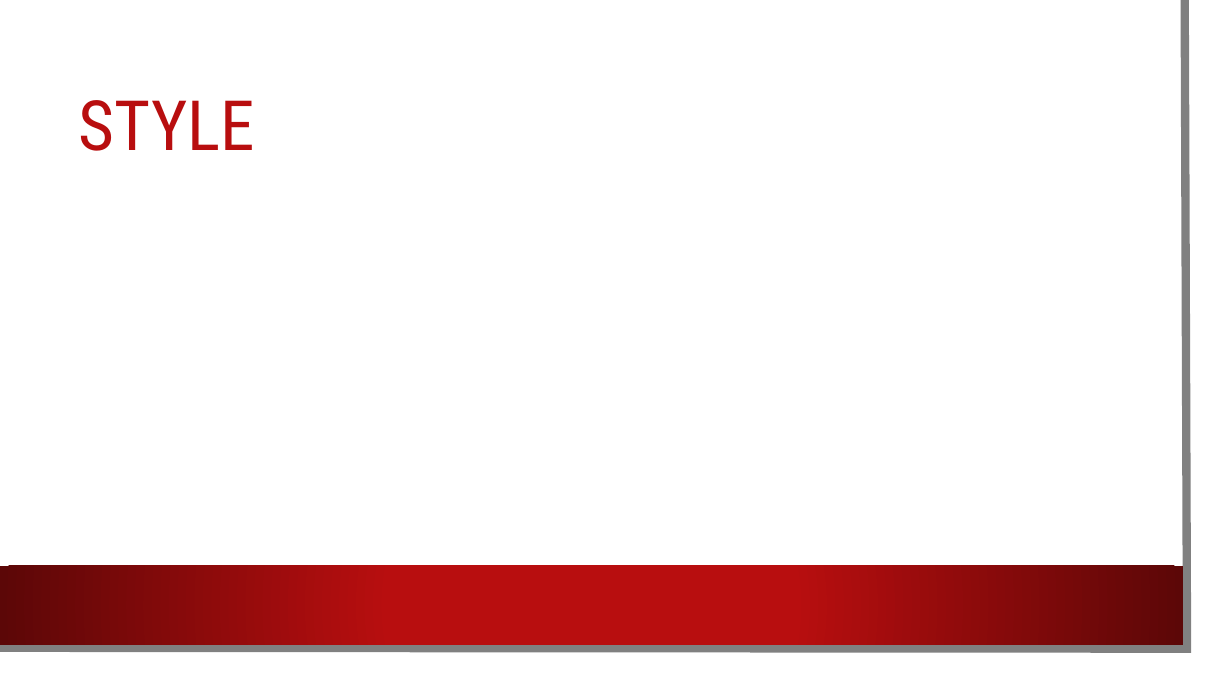
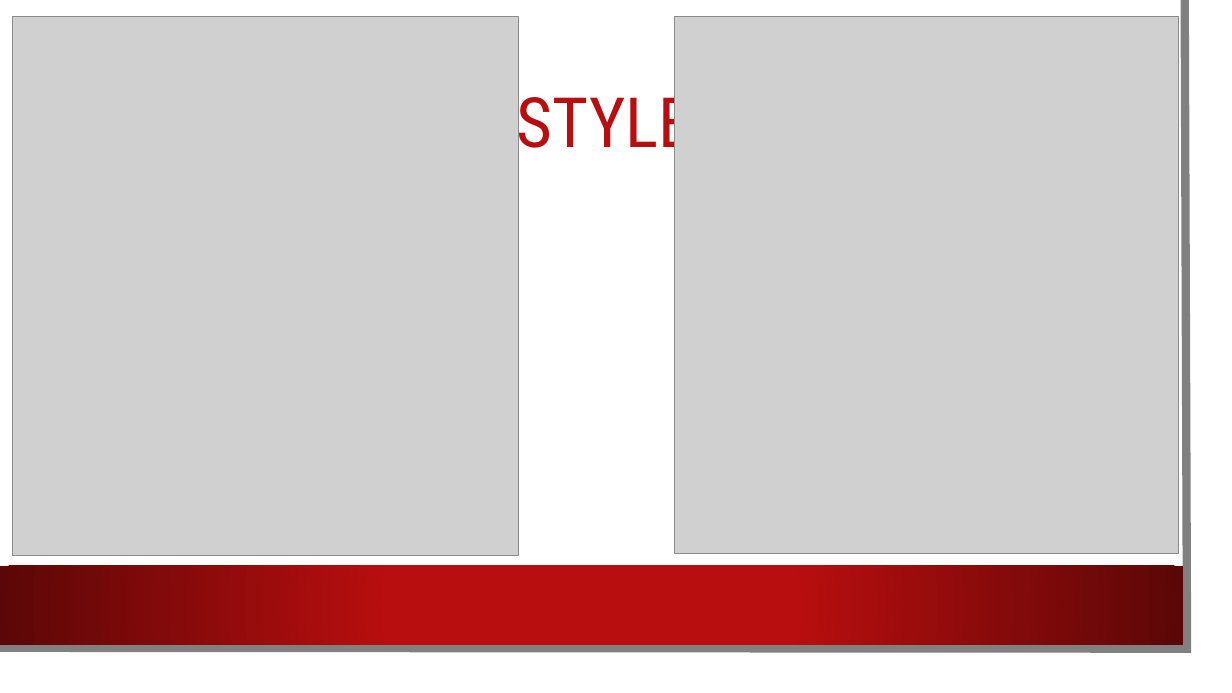
Before and after one commit to JesperKiers/P4, a slide deck: slide 5 of Documentatie/presentatie.pptx. Drawn at 1232x693 pixels with LibreOffice and Linux fonts; fonts in the diff are those of the drawing; grey boxes stand for pictures; background and template pictures are left out. Boxes give left, top, right and bottom in pixels: in the first picture for what was removed or moved away, otherwise in the second. Text is boxed around its words. In the diff, an @@ line names an element or a change of style, - is before the commit and + after.

```diff
--- a/Documentatie/presentatie.pptx
+++ b/Documentatie/presentatie.pptx
@@ picture added at [13,17,518,555] @@
@@ picture added at [675,17,1179,554] @@
@@ title "STYLE" rewrapped from [79,100,255,151] to [517,84,693,163] @@
```
Also in this commit, not shown: 1 other file.
